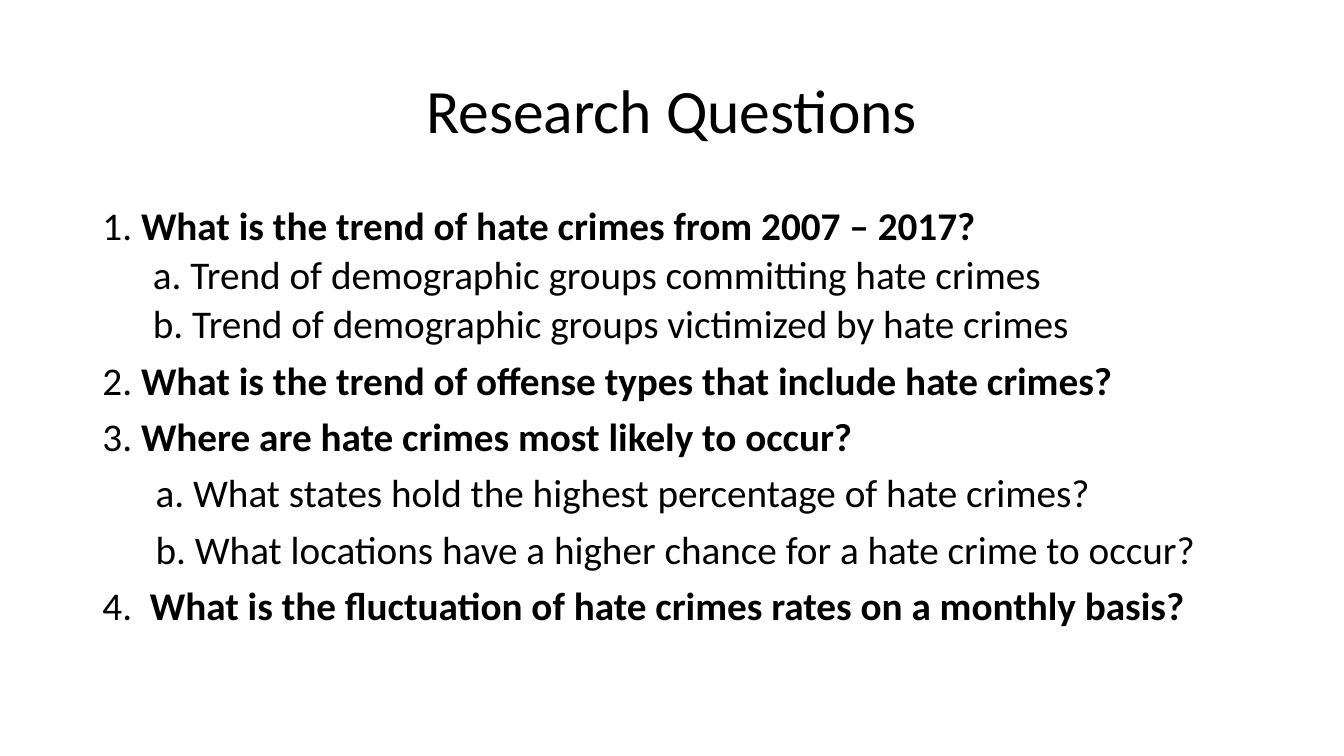
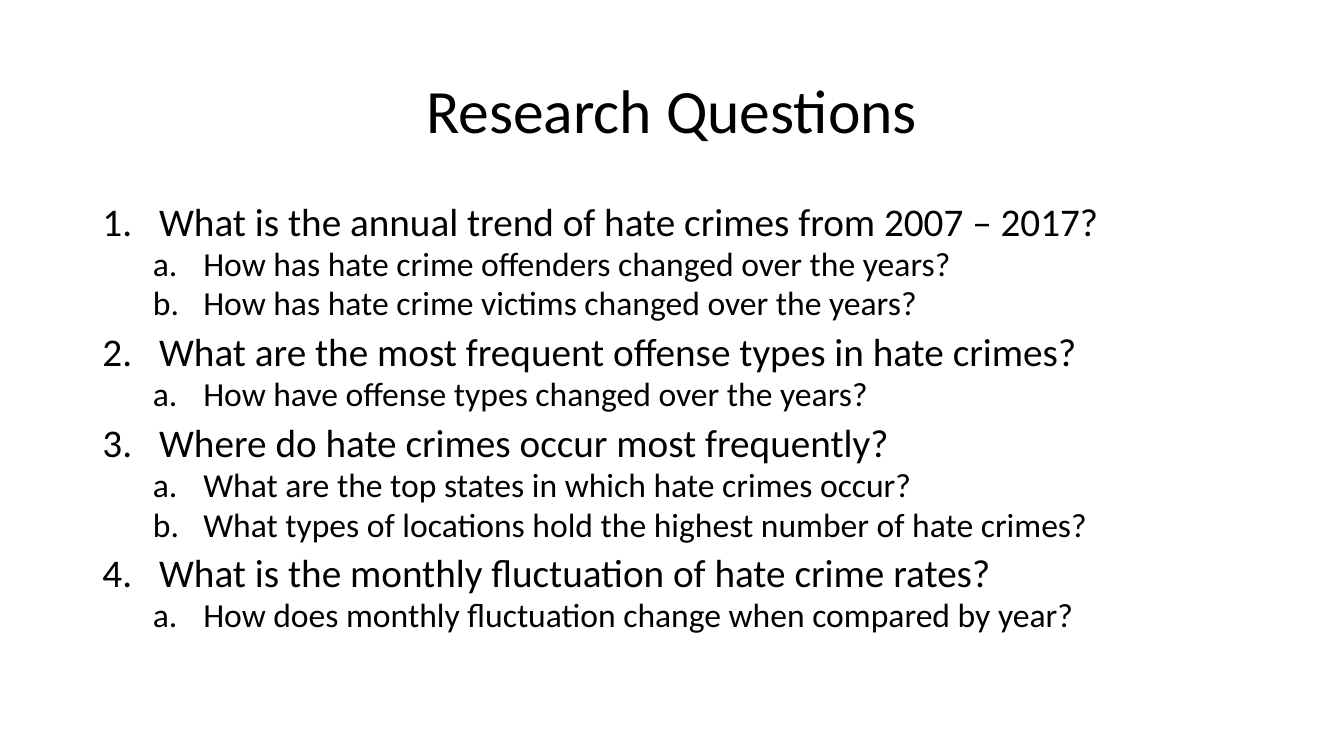
Before and after one commit to gupta-d/Is-hate-crime-on-rise, a slide deck: slide 3 of Hate_Crimes_Data_Analysis_Presentation_DRAFT.pptx. Drawn at 1344x756 pixels with LibreOffice and Linux fonts; fonts in the diff are those of the drawing. Boxes give left, top, right and bottom in pixels: in the first picture for what was removed or moved away, otherwise in the second. Text is boxed around its words. In the diff, an @@ line names an element or a change of style, - is before the commit and + after.

```diff
--- a/Hate_Crimes_Data_Analysis_Presentation_DRAFT.pptx
+++ b/Hate_Crimes_Data_Analysis_Presentation_DRAFT.pptx
@@ text at (x1=159, y1=208, x2=1099, y2=633): text changed; size 28 to 24 pt @@
-1. What is the trend of hate crimes from 2007 – 2017?
-  a. Trend of demographic groups committing hate crimes
-  b. Trend of demographic groups victimized by hate crimes
-2. What is the trend of offense types that include hate crimes?
-3. Where are hate crimes most likely to occur?
-a. What states hold the highest percentage of hate crimes?
-b. What locations have a higher chance for a hate crime to occur?
-4. What is the fluctuation of hate crimes rates on a monthly basis?
+1. What is the annual trend of hate crimes from 2007 – 2017?
+  a. How has hate crime offenders changed over the years?
+  b. How has hate crime victims changed over the years?
+2. What are the most frequent offense types in hate crimes?
+  a. How have offense types changed over the years?
+3. Where do hate crimes occur most frequently?
+  a. What are the top states in which hate crimes occur?
+  b. What types of locations hold the highest number of hate crimes?
+4. What is the monthly fluctuation of hate crime rates?
+  a. How does monthly fluctuation change when compared by year?
```
Also in this commit, not shown: 9 other slides changed, 1 slide added, 2 slides removed, 8 other files.
